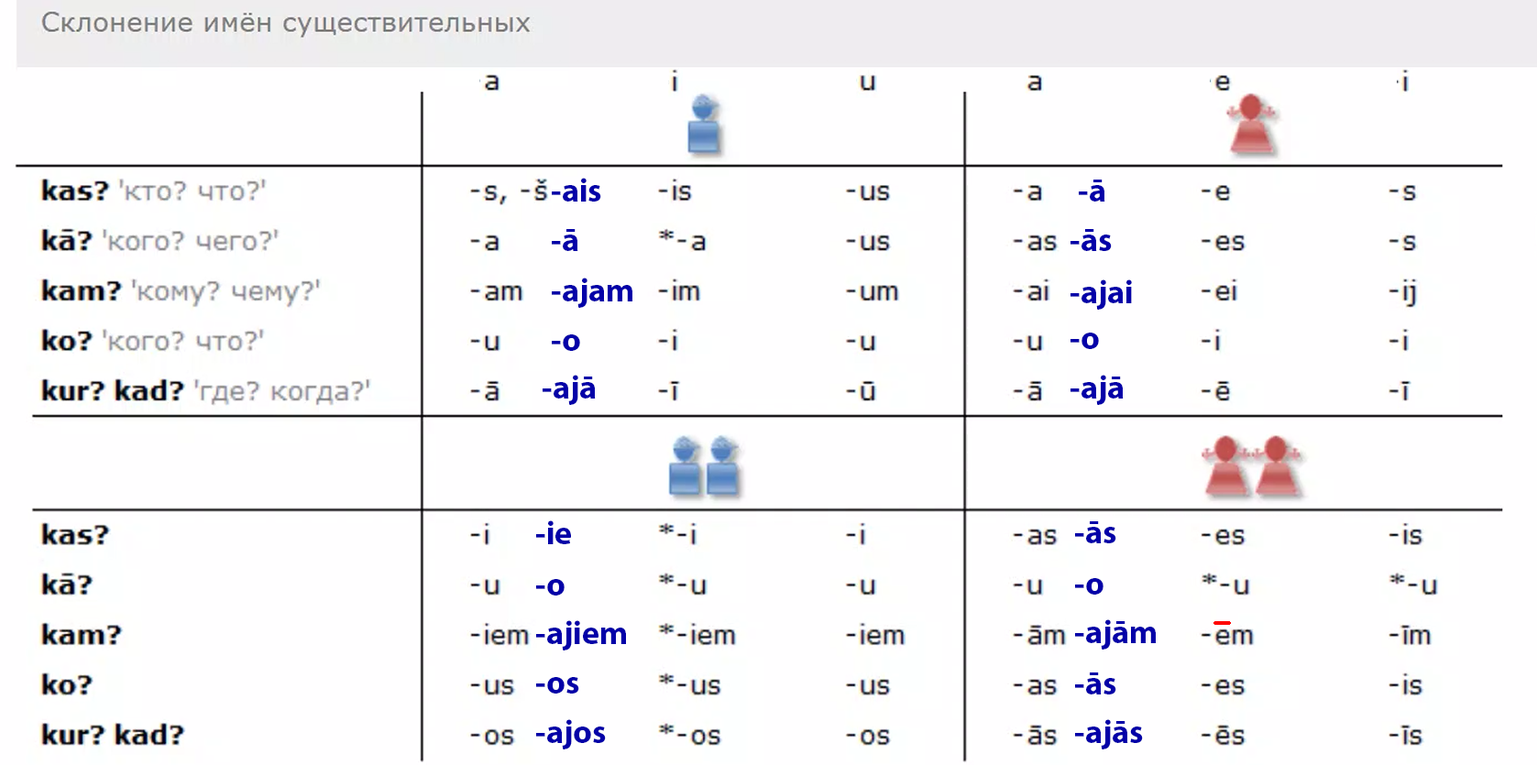
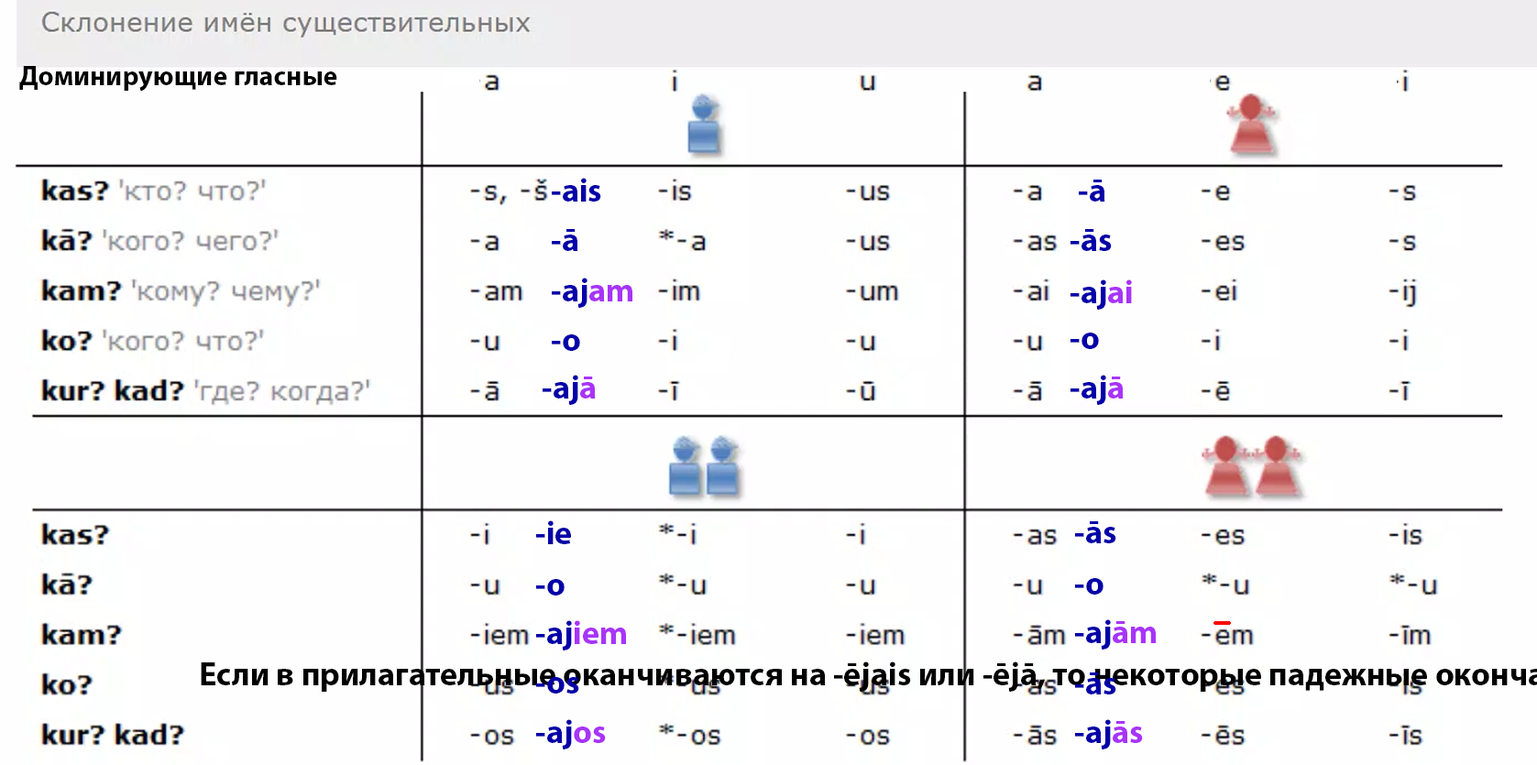
Comparing the layer stacks of the two 1537 × 765 images. Changes:
painted on "-ajās" over 1112, 721, 1143, 744
painted on "-ajām" over 1112, 621, 1156, 644
painted on "-ajos" over 573, 726, 606, 744
painted on "-ajiem" over 574, 620, 626, 645
painted on "-ajā" (1st of 2) over 1107, 376, 1124, 399
painted on "-ajai" over 1107, 279, 1132, 304
painted on "-ajā" (2nd of 2) over 580, 376, 596, 399
added layer "Доминирующие гласные" above "Если в прилагательные оканчиваются на -ējais или -ējā, то некот" over 19, 65, 338, 92
added layer "Если в прилагательные оканчиваются на -ējais или -ējā, то некот" above "-ajam" over 200, 661, 1537, 692
painted on "-ajam" over 589, 285, 633, 302
